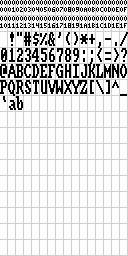
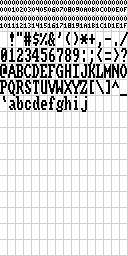
Layered file, before and after one edit (128×256). Changes by layer:
painted on "CEdit_Font.png" over [25,96,87,112]
